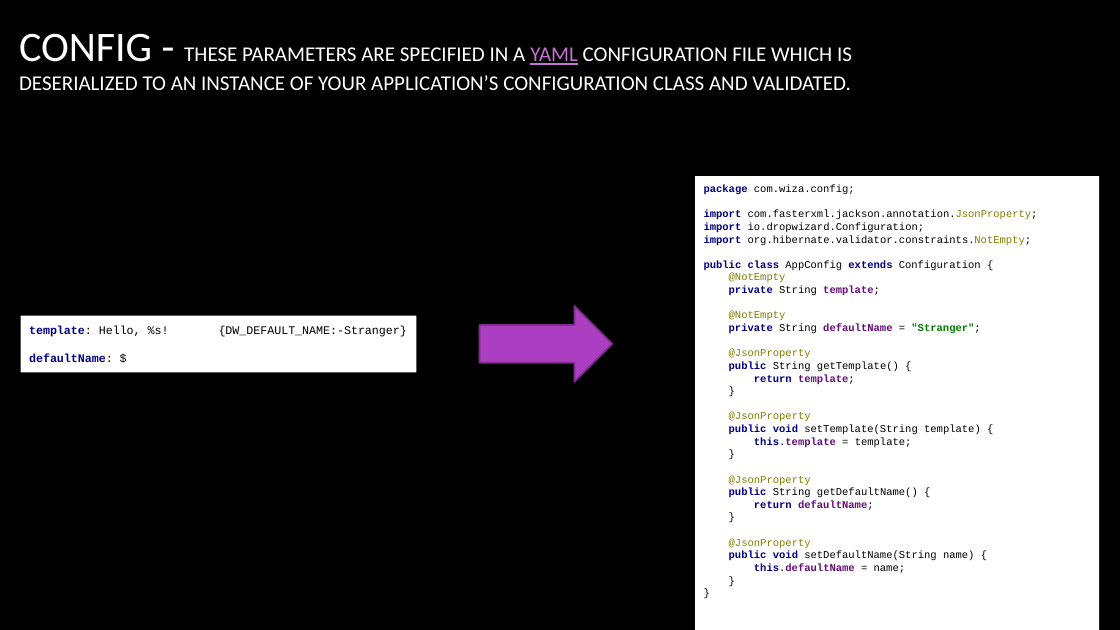
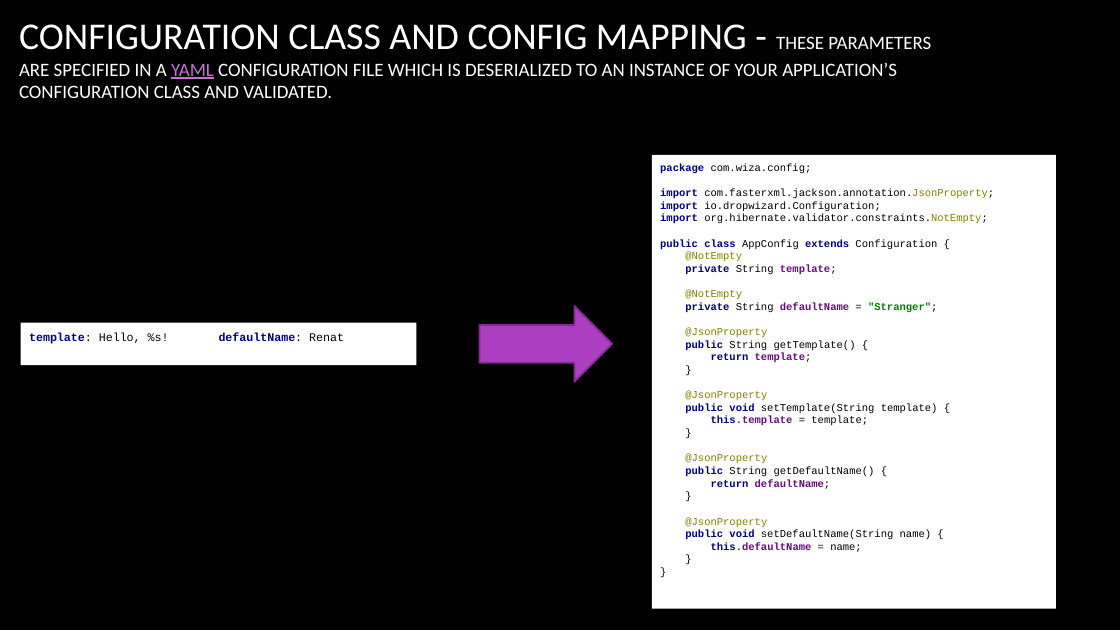
Before and after one commit to arenat/wiza_1, a slide deck: slide 10 of wiza.pptx (slide 2 before the commit). Drawn at 1120x630 pixels with LibreOffice and Linux fonts; fonts in the diff are those of the drawing; background and template pictures are left out. Boxes give left, top, right and bottom in pixels: in the first picture for what was removed or moved away, otherwise in the second. Text is boxed around its words. In the diff, an @@ line names an element or a change of style, - is before the commit and + after.

```diff
--- a/wiza.pptx
+++ b/wiza.pptx
@@ title at [19,24,931,98]: text changed; size 18 to 16.2 pt @@
-CONFIG - THESE PARAMETERS ARE SPECIFIED IN A YAML CONFIGURATION FILE WHICH IS DESERIALIZED TO AN INSTANCE OF YOUR APPLICATION’S CONFIGURATION CLASS AND VALIDATED.
+CONFIGURATION CLASS AND CONFIG MAPPING - THESE PARAMETERS ARE SPECIFIED IN A YAML CONFIGURATION FILE WHICH IS DESERIALIZED TO AN INSTANCE OF YOUR APPLICATION’S CONFIGURATION CLASS AND VALIDATED.
@@ rectangle "package com.wiza.config; import com.fasterxml.jackson.annota ...": place and size @@
-rectangle "package com.wiza.config; import com.fasterxml.jackson.annota ..." at [696,176,1100,630]
+rectangle "package com.wiza.config; import com.fasterxml.jackson.annota ..." at [652,155,1056,608]
@@ text "template: Hello, %s! defaultName: Renat": place and size @@
-text "template: Hello, %s! defaultName: Renat" at [21,312,417,376]
+text "template: Hello, %s! defaultName: Renat" at [21,318,417,370]
@@ text at [29,333,344,344]: text changed; text colour #000000 to #000080; bold on @@
-template: Hello, %s!
-defaultName: ${DW_DEFAULT_NAME:-Stranger}
+template: Hello, %s!
+defaultName: Renat
```
Also in this commit, not shown: 1 other slide changed, 8 slides added, 1 slide removed, 9 other files.
